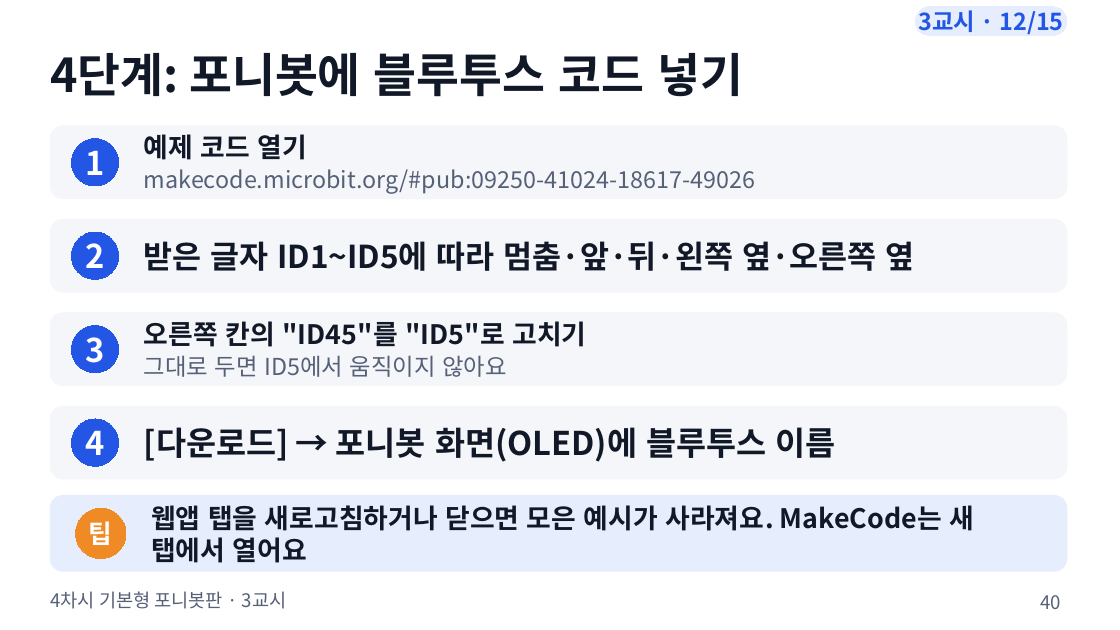
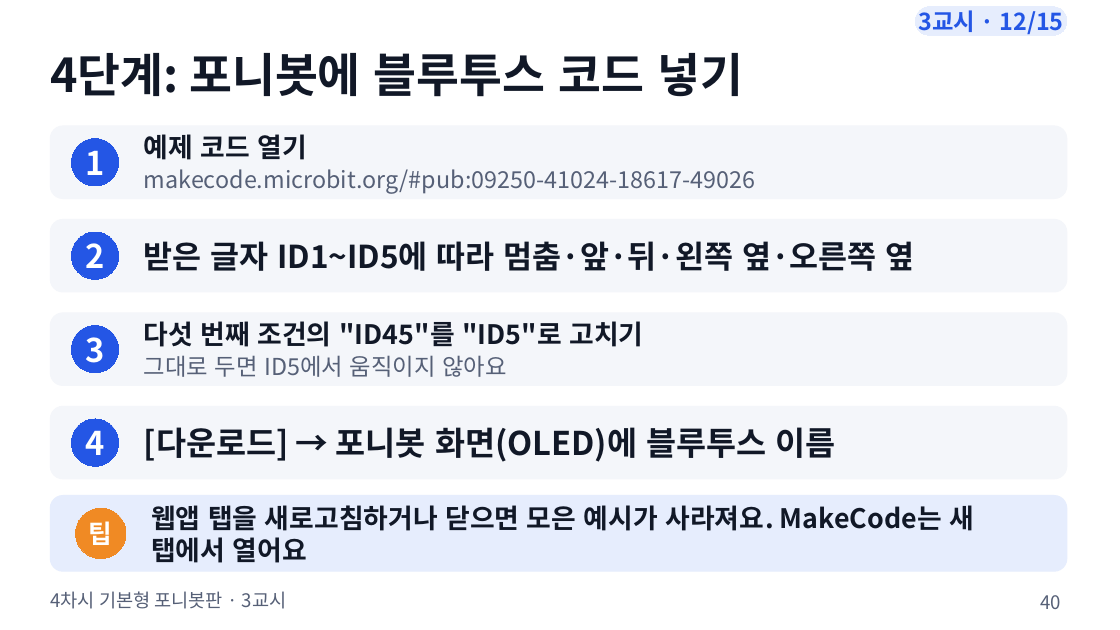
Before and after one commit to boundaryx01-uniquelife/microbit, a slide deck: slide 40 of bridge/ponybot/materials/포니봇_4차시_기본형/ponybot_4차시_수업슬라이드.pptx. Drawn at 1120x630 pixels with LibreOffice and Linux fonts; fonts in the diff are those of the drawing. Boxes give left, top, right and bottom in pixels: in the first picture for what was removed or moved away, otherwise in the second. Text is boxed around its words. In the diff, an @@ line names an element or a change of style, - is before the commit and + after.

```diff
--- a/bridge/ponybot/materials/포니봇_4차시_기본형/ponybot_4차시_수업슬라이드.pptx
+++ b/bridge/ponybot/materials/포니봇_4차시_기본형/ponybot_4차시_수업슬라이드.pptx
@@ text at <box>144,321,643,347</box>: text changed @@
-오른쪽 칸의 "ID45"를 "ID5"로 고치기
+다섯 번째 조건의 "ID45"를 "ID5"로 고치기
```
Also in this commit, not shown: 2 other files.
